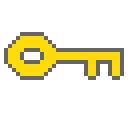
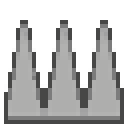
Revision of a layered 128 × 128 image; what changed, layer by layer:
hid "Layer 4" over [4, 32, 124, 80]
showed "Layer 3", painted on it over [4, 20, 124, 124]
